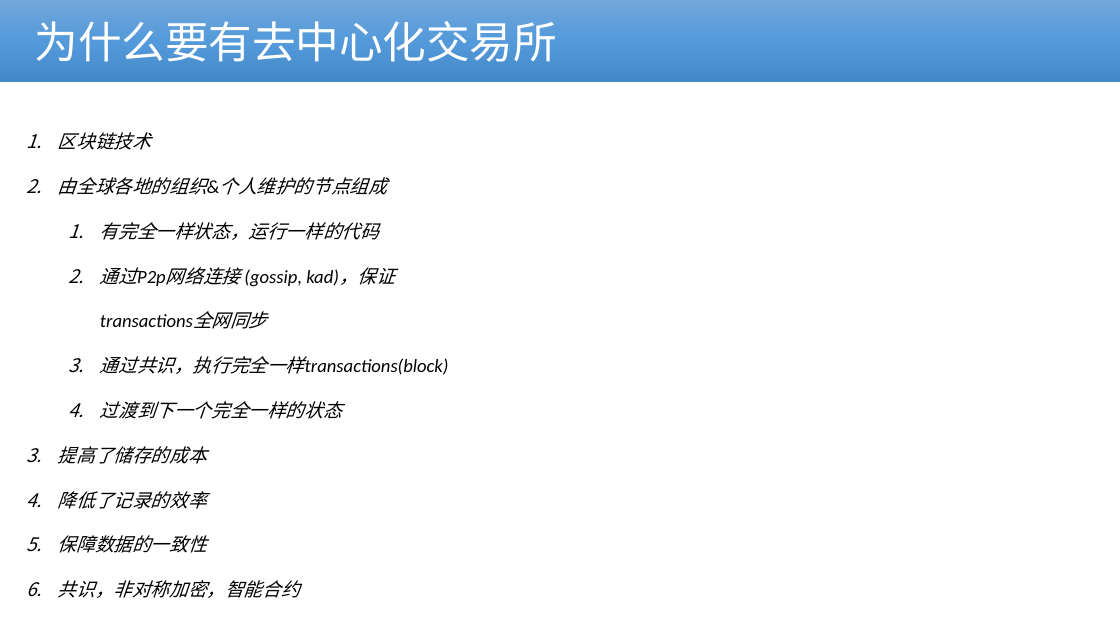
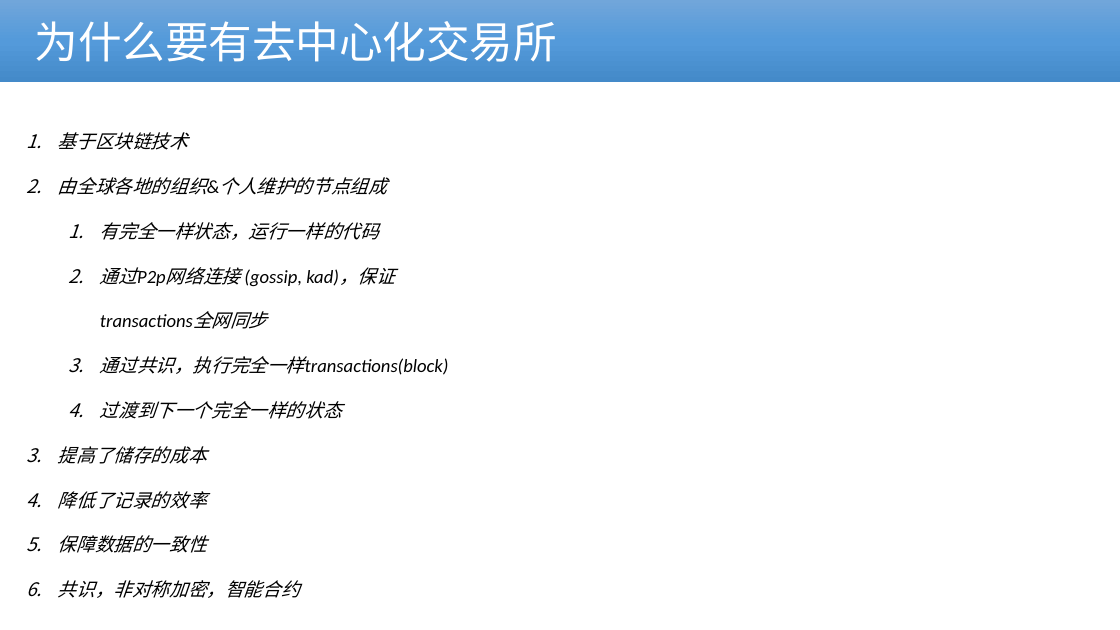
Before and after one commit to cmdpos/gaia, a slide deck: slide 6 of ppt/blockchain-dex.pptx. Drawn at 1120x630 pixels with LibreOffice and Linux fonts; fonts in the diff are those of the drawing; background and template pictures are left out. Boxes give left, top, right and bottom in pixels: in the first picture for what was removed or moved away, otherwise in the second. Text is boxed around its words. In the diff, an @@ line names an element or a change of style, - is before the commit and + after.

```diff
--- a/ppt/blockchain-dex.pptx
+++ b/ppt/blockchain-dex.pptx
@@ text at [58, 132, 188, 150]: text changed @@
-1. 区块链技术
+1. 基于区块链技术
```
Also in this commit, not shown: 8 other slides changed, 4 slides added, 1 other file.
